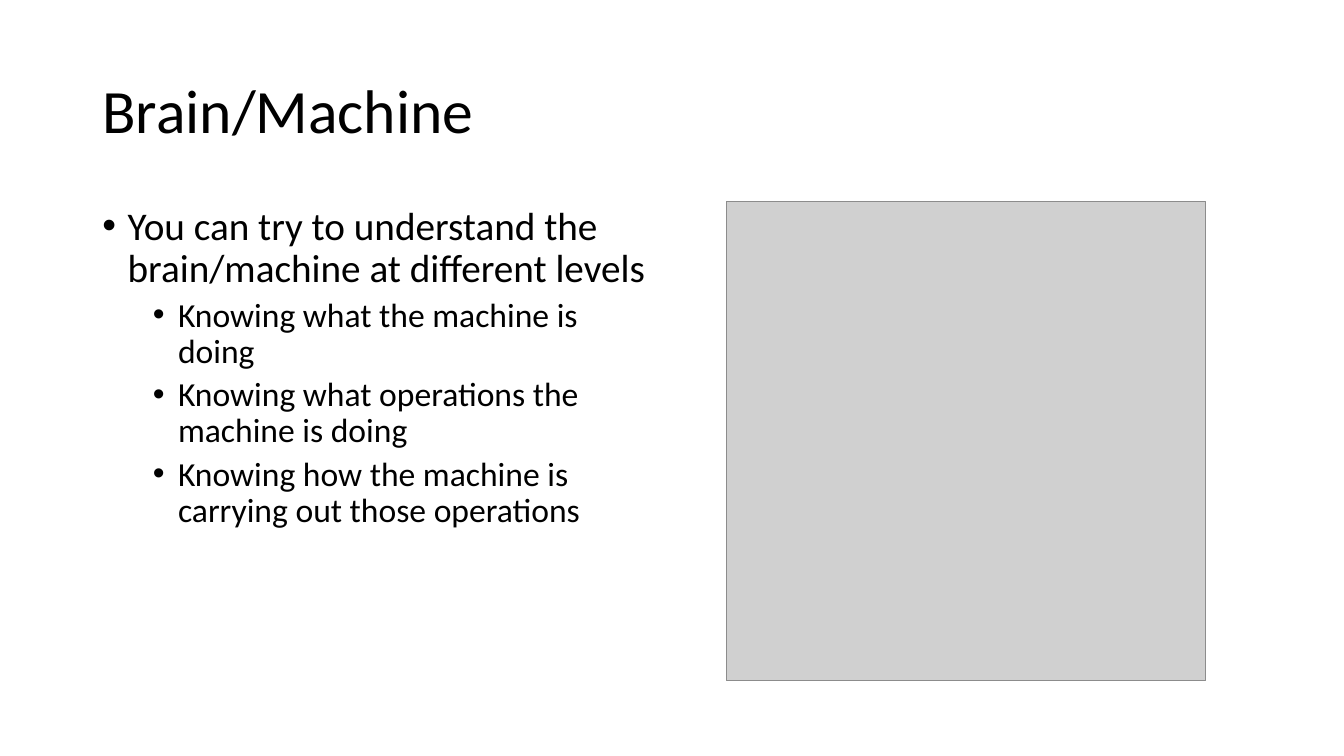
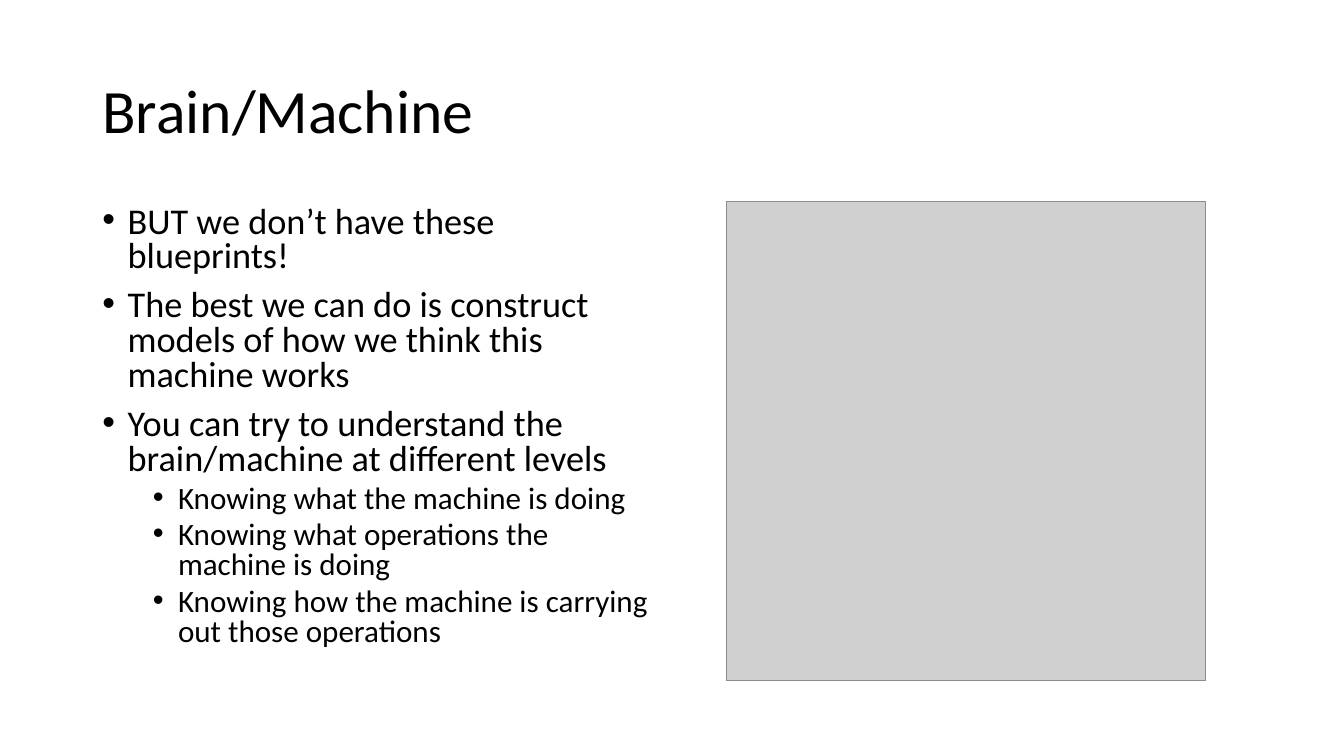
Before and after one commit to kcastanheira/Cog_modelling_tutorial, a slide deck: slide 4 of Modelling Tutorial.pptx. Drawn at 1344x756 pixels with LibreOffice and Linux fonts; fonts in the diff are those of the drawing; grey boxes stand for pictures. Boxes give left, top, right and bottom in pixels: in the first picture for what was removed or moved away, otherwise in the second. Text is boxed around its words. In the diff, an @@ line names an element or a change of style, - is before the commit and + after.

```diff
--- a/Modelling Tutorial.pptx
+++ b/Modelling Tutorial.pptx
@@ text at (x1=128, y1=208, x2=588, y2=388): paragraphs added @@
+• BUT we don’t have these blueprints!
+• The best we can do is construct models of how we think this machine works
@@ text at (x1=128, y1=410, x2=648, y2=647): size 28 to 25.9 pt in "You can try to understand the brain/machine ..."; size 24 to 22.2 pt in "Knowing what the machine is doing", "Knowing what operations the machine is doing", "Knowing how the machine is carrying out ..."; line spacing 0.9 to 0.8 @@
```
Also in this commit, not shown: 5 other slides changed, 2 slides added.
